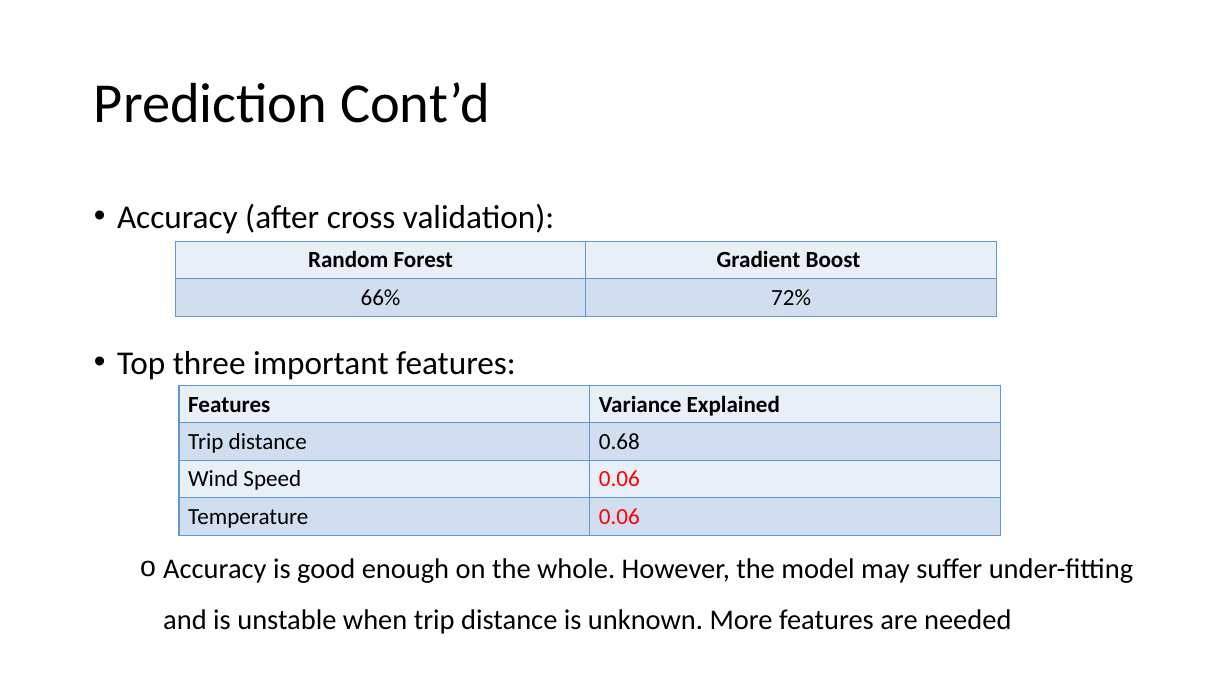
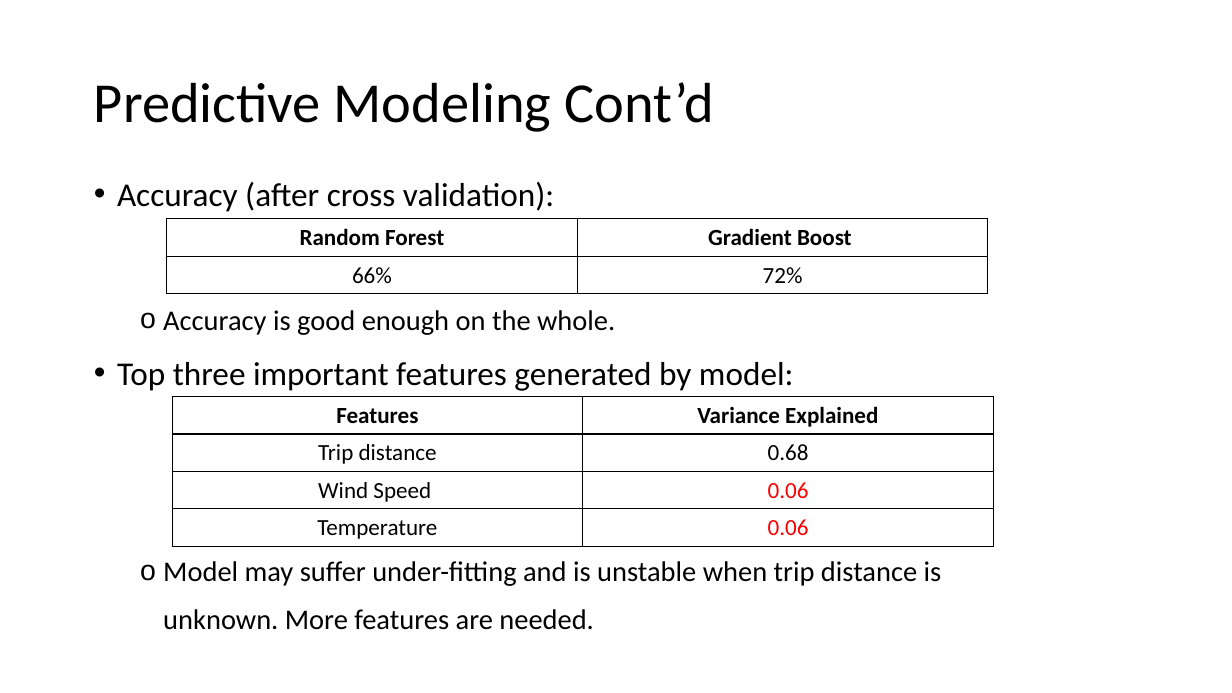
Before and after one commit to MiyainNYC/PySpark-Data-Challenge, a slide deck: slide 25 of DataChallengeAssessment.pptx (slide 24 before the commit). Drawn at 1232x693 pixels with LibreOffice and Linux fonts; fonts in the diff are those of the drawing. Boxes give left, top, right and bottom in pixels: in the first picture for what was removed or moved away, otherwise in the second. Text is boxed around its words. In the diff, an @@ line names an element or a change of style, - is before the commit and + after.

```diff
--- a/DataChallengeAssessment.pptx
+++ b/DataChallengeAssessment.pptx
@@ title at (94, 82, 714, 132): text changed @@
-Prediction Cont’d
+Predictive Modeling Cont’d
@@ text "Accuracy (after cross validation):": place and size @@
-text "Accuracy (after cross validation):" at (117, 204, 1133, 634)
+text "Accuracy (after cross validation):" at (117, 182, 942, 630)
@@ text at (117, 182, 554, 212): line spacing 1.5 to 1.4 @@
@@ table at (166, 219, 987, 294) @@
@@ fill #EAEFF7 to none in row 1 @@
@@ fill #D2DEEF to none in row 2 @@
@@ borders changed @@
@@ table: place and size @@
-table at (176, 241, 996, 316)
+table at (166, 219, 987, 294)
@@ text at (117, 310, 942, 630): text changed @@
-• Top three important features:
-  o Accuracy is good enough on the whole. However, the model may suffer under-fitting and is unstable when trip distance is unknown. More features are needed
+  o Accuracy is good enough on the whole.
+• Top three important features generated by model:
+  o Model may suffer under-fitting and is unstable when trip distance is unknown. More features are needed.
@@ table at (172, 396, 993, 546) @@
@@ fill #EAEFF7 to none in 4 cells @@
@@ fill #D2DEEF to none in 4 cells @@
@@ alignment left to centre @@
@@ borders changed @@
@@ table: place and size @@
-table at (179, 385, 1000, 535)
+table at (172, 396, 993, 546)
```
Also in this commit, not shown: 12 other slides changed, 2 slides added, 1 slide removed.
